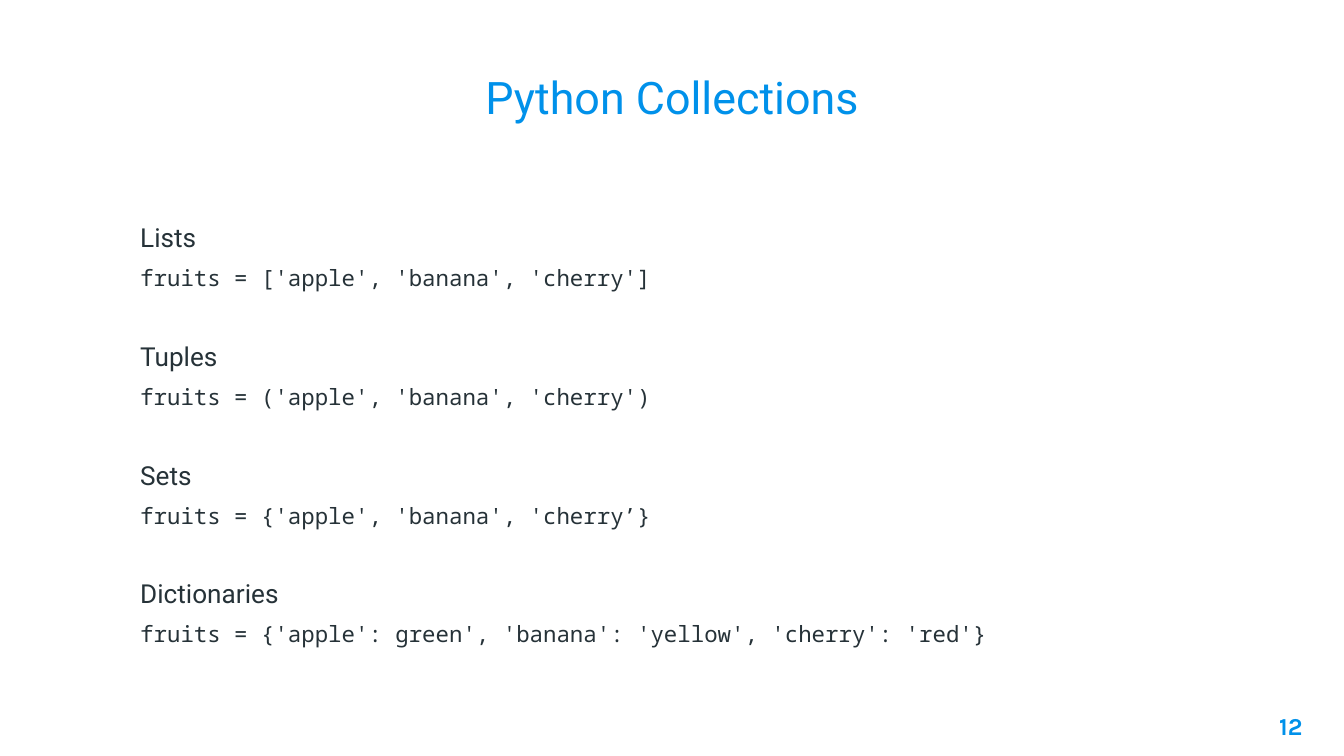
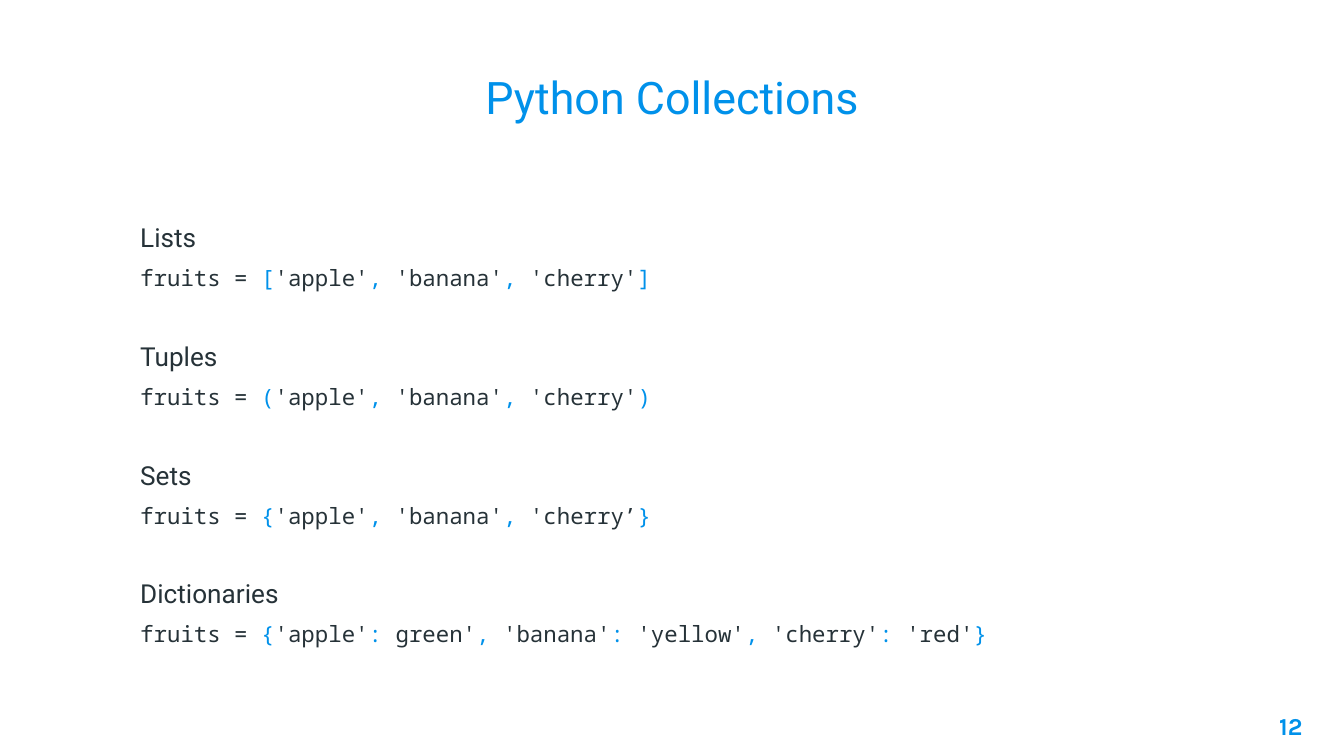
Before and after one commit to AleeRezaa/learn-python, a slide deck: slide 12 of Python.pptx. Drawn at 1344x756 pixels with LibreOffice and Linux fonts; fonts in the diff are those of the drawing; background and template pictures are left out. Boxes give left, top, right and bottom in pixels: in the first picture for what was removed or moved away, otherwise in the second. Text is boxed around its words. In the diff, an @@ line names an element or a change of style, - is before the commit and + after.

```diff
--- a/Python.pptx
+++ b/Python.pptx
@@ text at bbox=[140, 269, 987, 648]: text colour #263238 to #0091EA in "['apple', 'banana', 'cherry']", "('apple', 'banana', 'cherry')", "{'apple', 'banana', 'cherry’}", "{'apple': green', 'banana': 'yellow', 'cherry': 'red'}" @@
```
Also in this commit, not shown: 8 other slides changed, 1 slide added.
